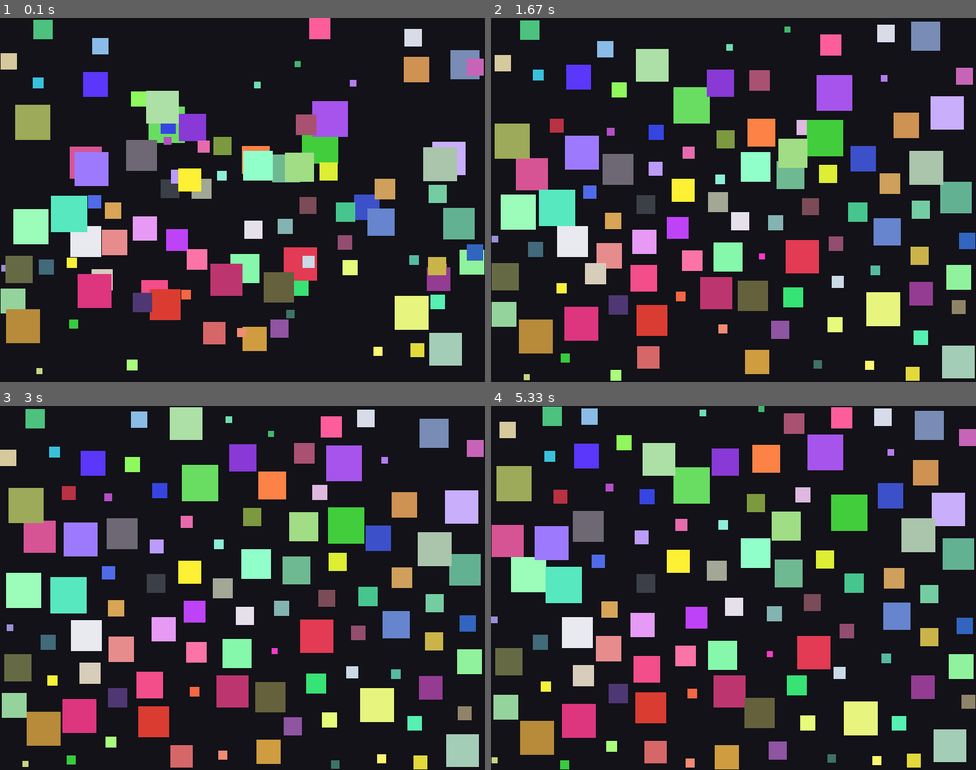
Above: before the commit, frames 1-4 (two rows, left to right).
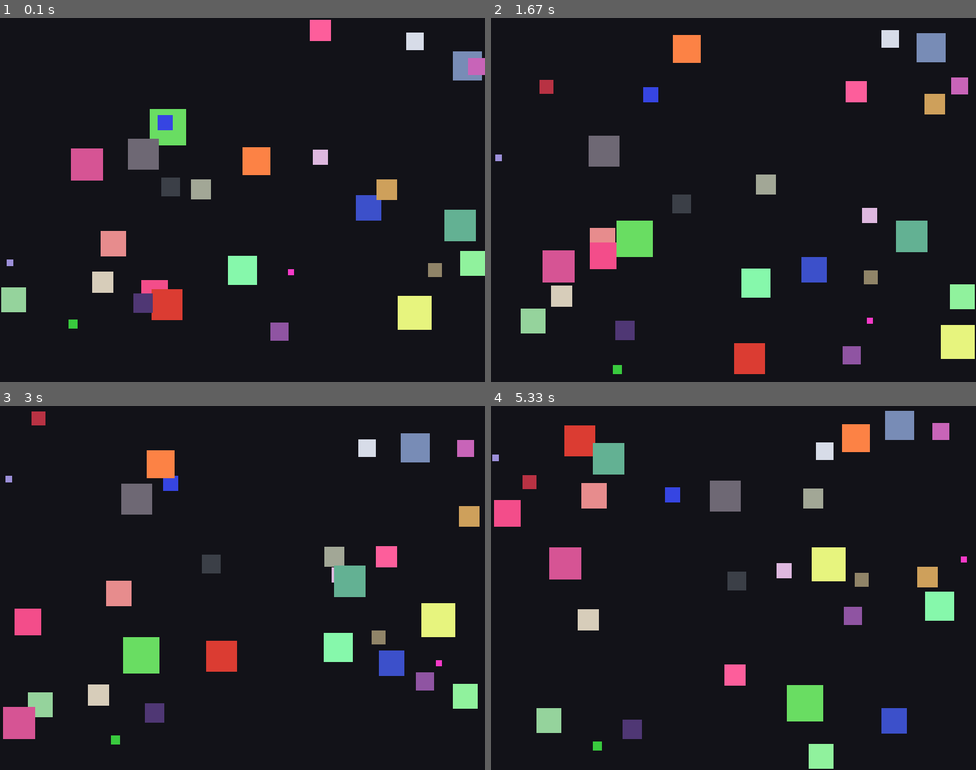
Above: after the commit, the same moments.

Repository: Fate-amp/lab8-pygame
Game: pygame game, started from main.py
Two runs of this game, one before a commit and one after it. Both use one fixed random seed, a clock stepped at 60 frames per second and the inputs below.
Inputs:
- Up to frame 1 (0.1 s): no input
- Up to frame 2 (1.67 s): no input
- Up to frame 3 (3 s): no input
- Up to frame 4 (5.33 s): no input

The runs differ from the first frame. In frame 1, 20% of the frame differs, in the area x 0-100%, y 0-98%; in frame 2, 35%; in frame 3, 36%; in frame 4, 36%, in the area x 0-100%, y 0-100%.

Commit message:
fix: flee condition added

Diff:
--- a/main.py
+++ b/main.py
@@ -9,7 +9,7 @@
 WIDTH = 800
 HEIGHT = 600
 FPS = 60
-SQUARE_COUNT = 100
+SQUARE_COUNT = 30
 SQUARE_SIZE = 30
 SQUARE_SIZE_MAX=60
 SQUARE_SIZE_MIN=10
@@ -79,7 +79,7 @@
 			square_center=pygame.Vector2((self.x)+(self.size/2),(self.y)+(self.size/2))
 			distance_vector=square_center-threat_center
 			distance_vector_norm=distance_vector.magnitude()
-			if 0<distance_vector_norm<60:
+			if 0<distance_vector_norm<60 and self.size<threat.size:
 				speed=pygame.Vector2(self.vx,self.vy).magnitude()
 				self.vx=speed*(distance_vector.normalize().x)
 				self.vy=speed*(distance_vector.normalize().y)
Binary file added: NOTES.jpg
Not shown, changed: JOURNAL.md
Not shown, changed: REPORT.md
